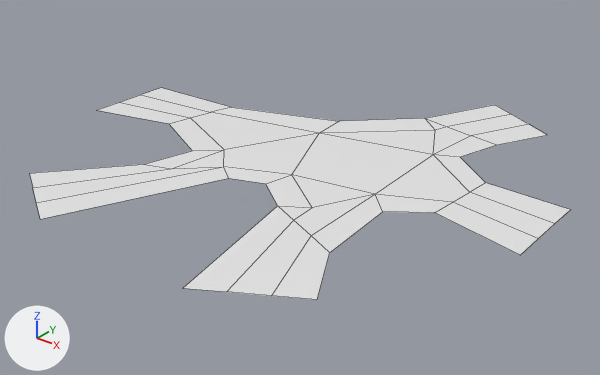
The OBJ model Assets/Models/River/river_5_a.obj, before and after one commit.
The view is the same before and after, from a camera (50 mm lens) standing at (3.19, -4.01, 2.23) and looking at (0.06, -0.1, -0.2). Every picture has the same lights, and +X, +Y and +Z are marked at lower left. The picture after the commit comes second. Mesh edges are drawn as thin lines. Where no turn or scale is listed for an object, it has been applied to the vertices.

In view in the first picture: 'river_5_a'.
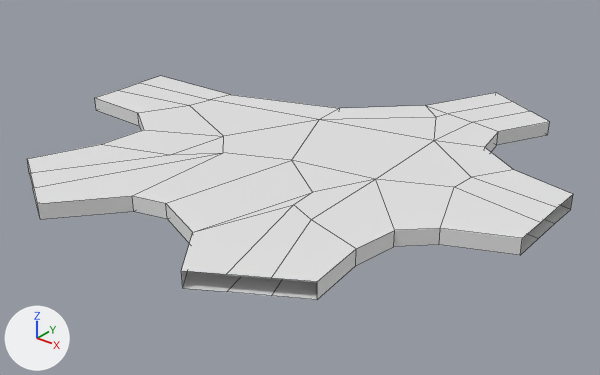
Boxes (x1, y1, x2, y2) around the edits, measured in the pictures (600 x 375 px):
'river_5_a', reshaped
    before: (30, 88, 570, 300)
    after: (27, 76, 573, 300)

Patch to the scene script:
```diff
--- a/Assets/Models/River/river_5_a.obj.py
+++ b/Assets/Models/River/river_5_a.obj.py
@@ me_river_5_a @@
 # used by ob_river_5_a; location = (0.0, 0.0, 0.0)
-me_river_5_a.from_pydata(...)  # 52 vertices, 36 faces; spans x -1.73..1.73, y -1.67..1.67, z 0.0
+me_river_5_a.from_pydata(...)  # 104 vertices, 92 faces; spans x -1.73..1.73, y -1.67..1.67, z 0.0..0.1
+# me_river_5_a part 1
+# 36 faces are deleted
+# 11 vertices move from x -1.1..1.18, y -0.94..0.61, z 0.0 to x -1.24..1.34, y -1.36..0.64, z 0.0
+# 27 vertices are added at x -1.73..1.73, y -1.56..1.56, z 0.1
+# 25 new vertices lie (0.0, 0.0, 0.1) away from vertices in x -1.73..1.73, y -1.67..1.67, z 0.0
+# 92 new faces join them
```
